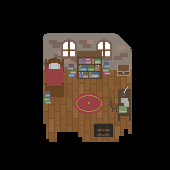
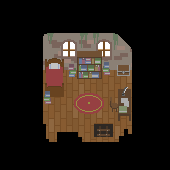
Layers edited between the first and the second 170 x 170 image:
painted on "room" over bbox(47, 33, 118, 50)
